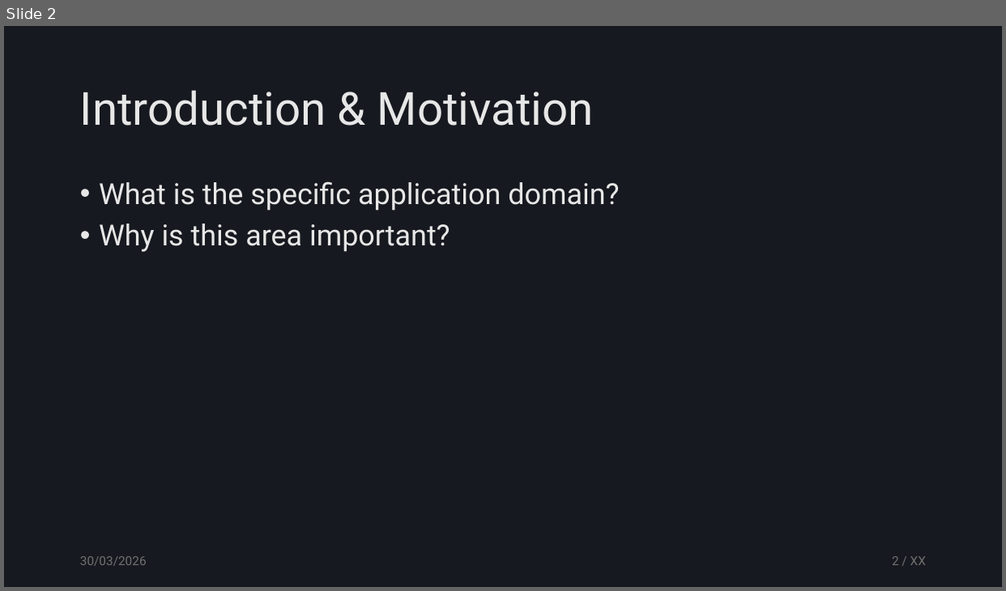
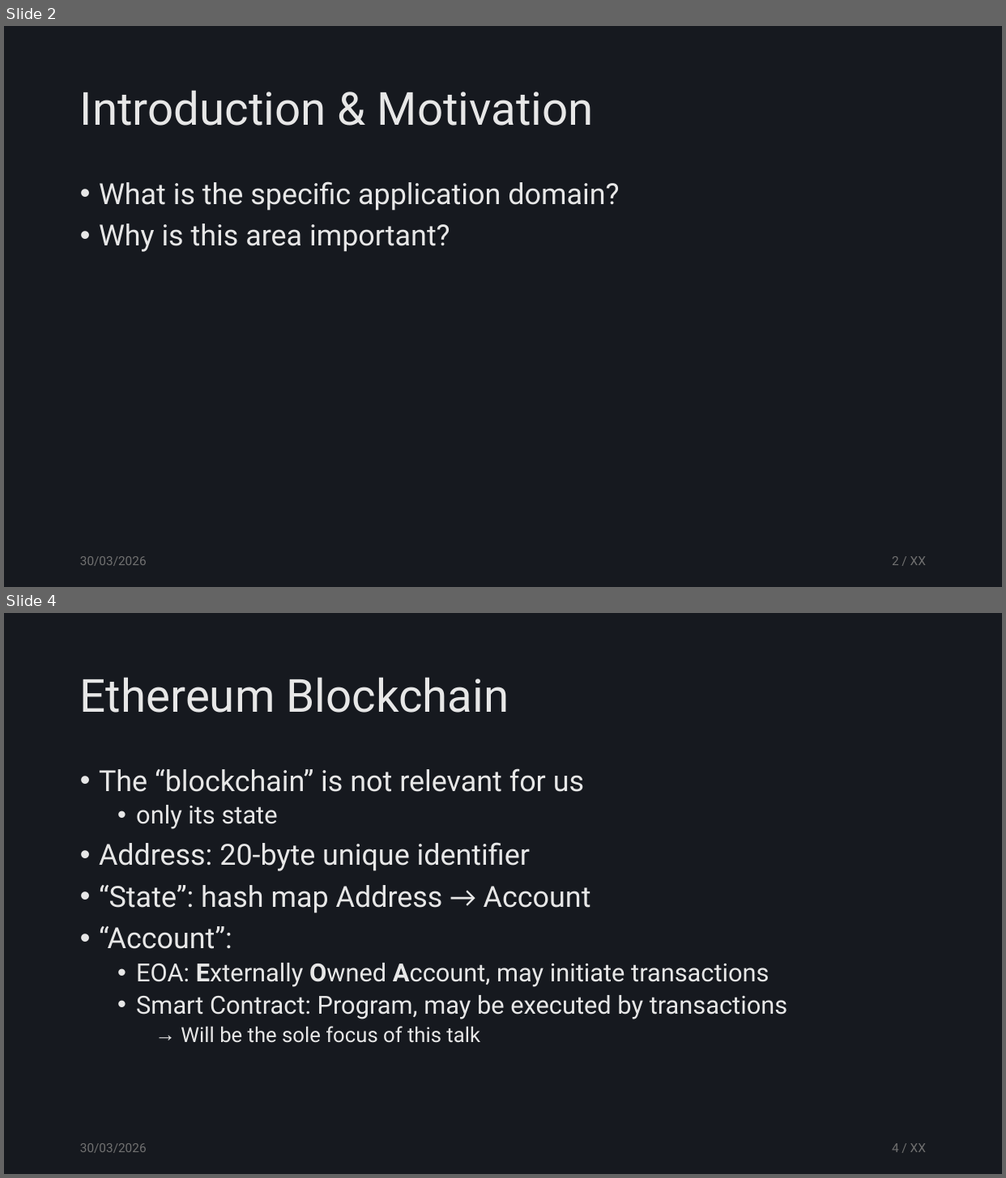
Before and after one commit to tzann/thesis, a slide deck: doc/presentation/Thesis.pptx. Shown one above the other, each under a label of ours: slide 2 before the commit, slides 2 and 4 after it; the slides between them are not shown. The pictures are 1006x591 and 1006x1178 pixels, drawn with LibreOffice and Linux fonts; fonts in the diff are those of the drawing. Boxes give left, top, right and bottom in pixels: in the first picture for what was removed or moved away, otherwise in the second. Text is boxed around its words. In the diff, an @@ line names an element or a change of style, - is before the commit and + after.

```diff
--- a/doc/presentation/Thesis.pptx
+++ b/doc/presentation/Thesis.pptx
@@ slide 4 added at bbox=[4, 613, 1002, 1174], background #16191F @@
@@ title added at bbox=[80, 677, 509, 713], 44 pt, text #E7E7E7 @@
+Ethereum Blockchain
@@ text added at bbox=[99, 769, 787, 1043], 24 pt, text #E7E7E7 @@
+• The “blockchain” is not relevant for us
+  • only its state
+• Address: 20-byte unique identifier
+• “State”: hash map Address → Account
+• “Account”:
+  • EOA: Externally Owned Account, may initiate transactions
+  • Smart Contract: Program, may be executed by transactions
+    → Will be the sole focus of this talk
@@ text added at bbox=[80, 1144, 147, 1153], 12 pt, text #707070 @@
+30/03/2026
@@ page number added at bbox=[892, 1144, 926, 1152], 12 pt, text #707070 @@
+4 / XX
```
Also in this commit, not shown: 14 slides changed, 15 other slides added, 2 slides removed.
